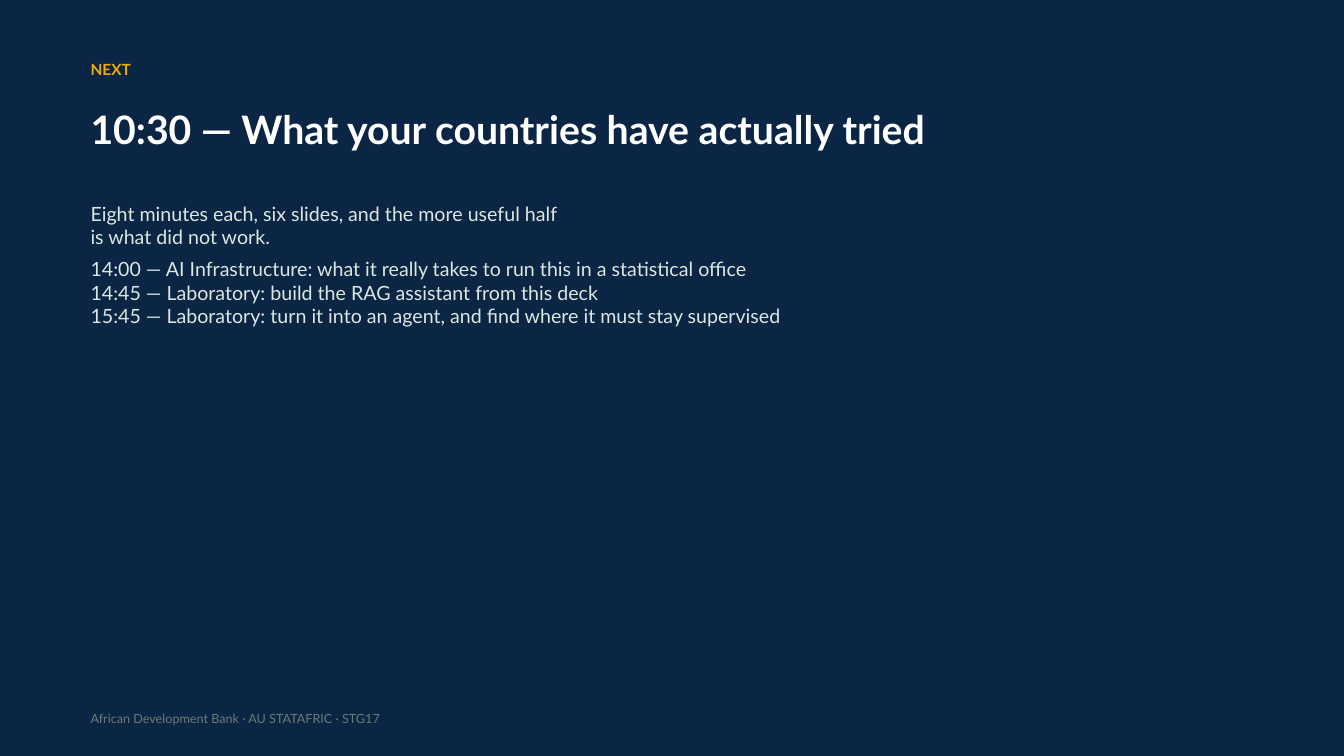
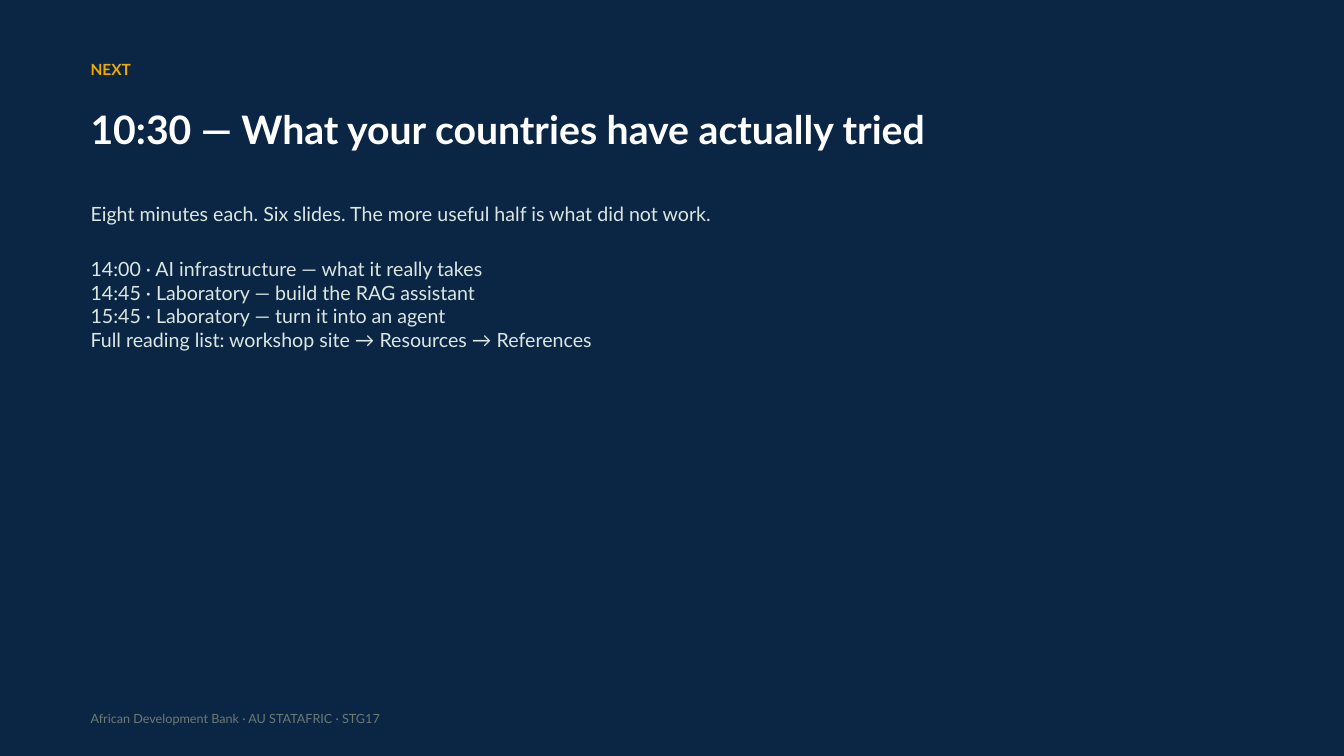
Before and after one commit to datainnov4africa-web/stg17-workshop, a slide deck: slide 17 of docs/slides/pptx/01-ai-family-tree-en.pptx (slide 12 before the commit). Drawn at 1344x756 pixels with LibreOffice and Linux fonts; fonts in the diff are those of the drawing. Boxes give left, top, right and bottom in pixels: in the first picture for what was removed or moved away, otherwise in the second. Text is boxed around its words. In the diff, an @@ line names an element or a change of style, - is before the commit and + after.

```diff
--- a/docs/slides/pptx/01-ai-family-tree-en.pptx
+++ b/docs/slides/pptx/01-ai-family-tree-en.pptx
@@ text at box(91, 206, 711, 225): text changed @@
-Eight minutes each, six slides, and the more useful half
-is what did not work.
+Eight minutes each. Six slides. The more useful half is what did not work.
@@ text at box(91, 261, 592, 351): text changed @@
-14:00 — AI Infrastructure: what it really takes to run this in a statistical office
-14:45 — Laboratory: build the RAG assistant from this deck
-15:45 — Laboratory: turn it into an agent, and find where it must stay supervised
+14:00 · AI infrastructure — what it really takes
+14:45 · Laboratory — build the RAG assistant
+15:45 · Laboratory — turn it into an agent
+Full reading list: workshop site → Resources → References
```
Also in this commit, not shown: 10 other slides changed, 6 slides added, 2 slides removed, 11 other files.
